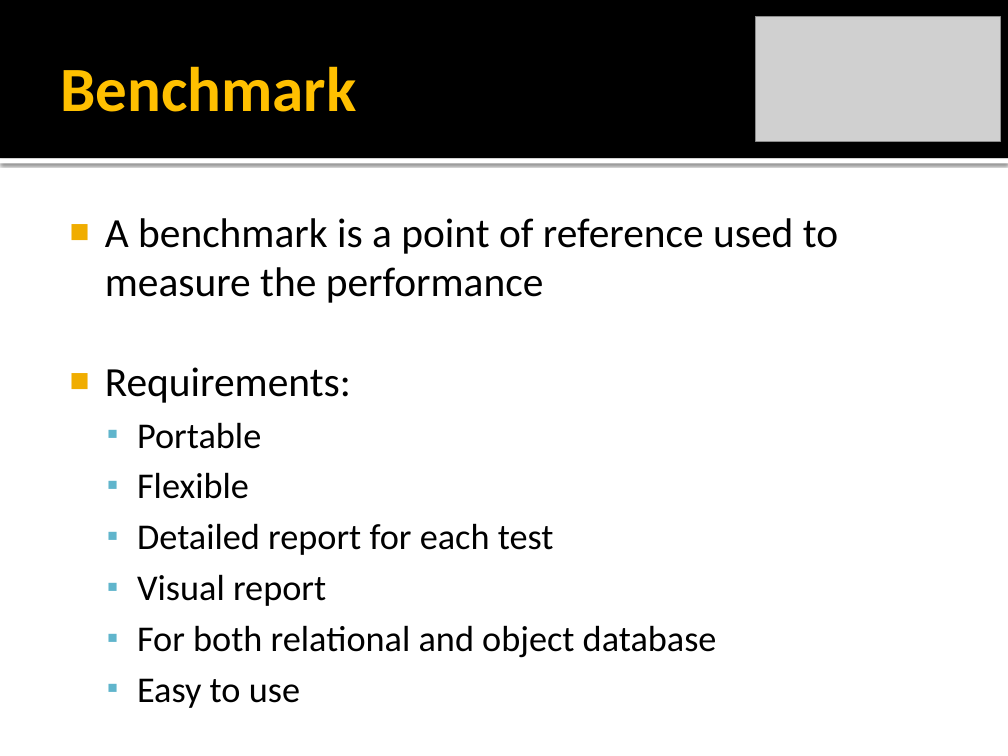
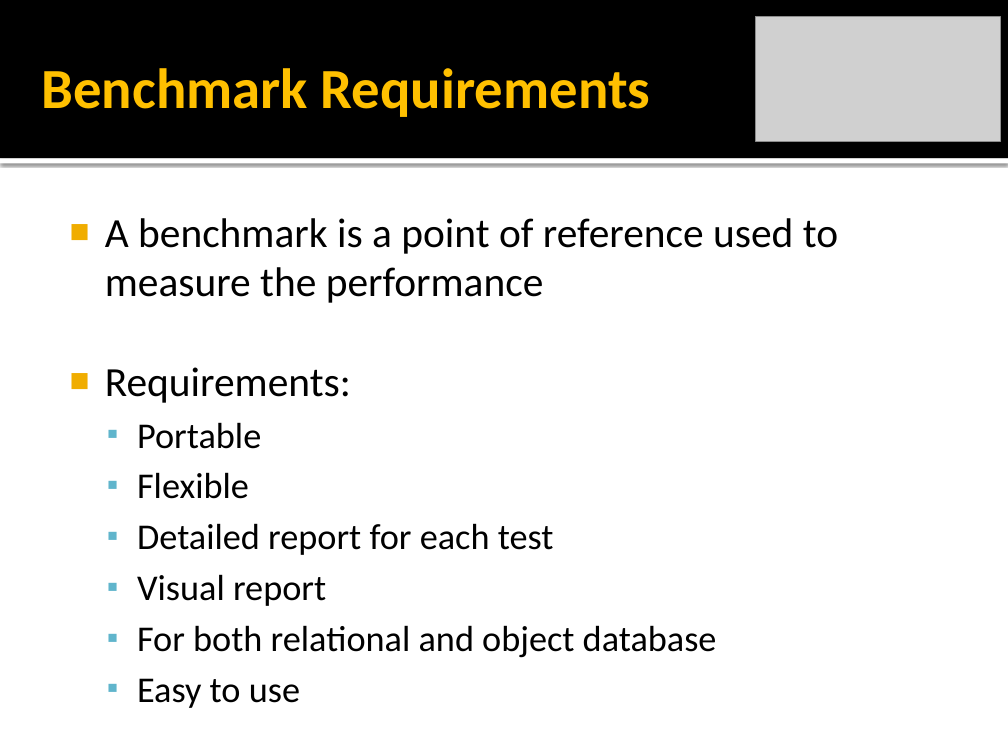
Before and after one commit to rickilama54/portable-db-bench, a slide deck: slide 9 of tesi/presentazione/Barbagallo-IMDB.pptx. Drawn at 1008x756 pixels with LibreOffice and Linux fonts; fonts in the diff are those of the drawing; grey boxes stand for pictures. Boxes give left, top, right and bottom in pixels: in the first picture for what was removed or moved away, otherwise in the second. Text is boxed around its words. In the diff, an @@ line names an element or a change of style, - is before the commit and + after.

```diff
--- a/tesi/presentazione/Barbagallo-IMDB.pptx
+++ b/tesi/presentazione/Barbagallo-IMDB.pptx
@@ title at box(42, 68, 650, 117): text changed; size 45 to 40.5 pt @@
-Benchmark
+Benchmark Requirements
```
Also in this commit, not shown: 6 other slides changed, 1 slide added.
